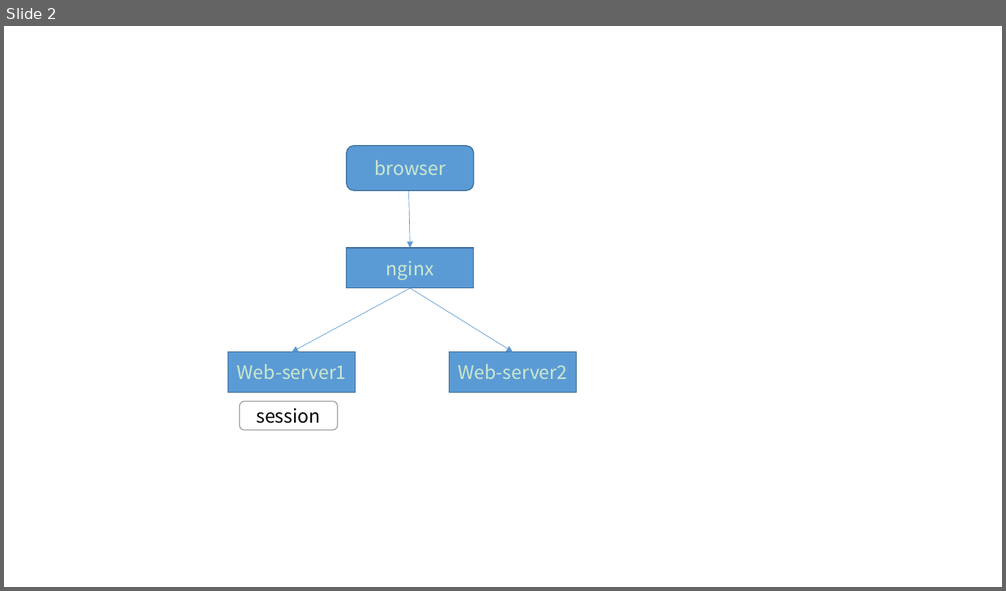
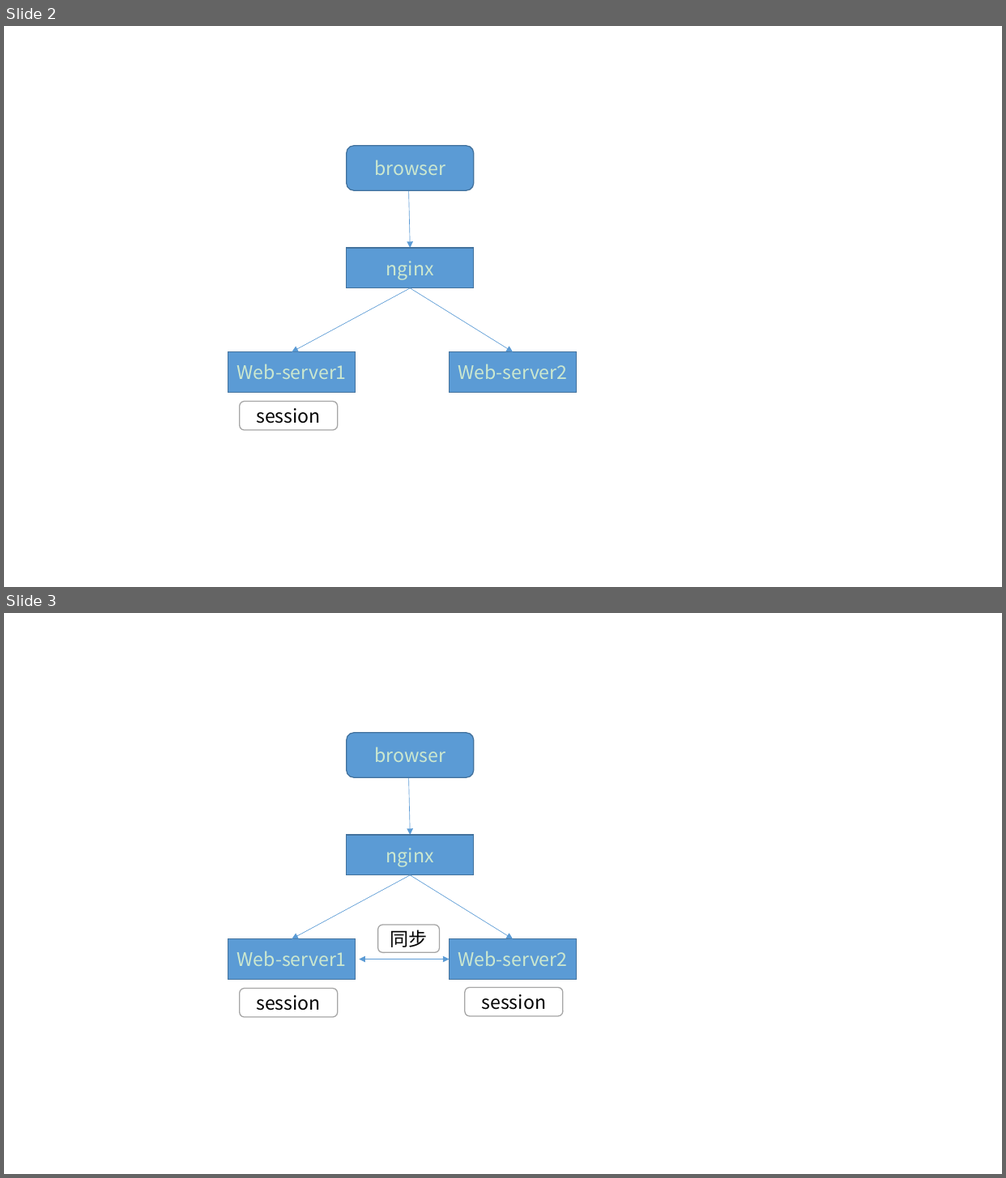
Before and after one commit to cxinping/Redis, a slide deck: Tools/redis架构图.pptx. Shown one above the other, each under a label of ours: slide 2 before the commit, slides 2 and 3 after it. The pictures are 1006x591 and 1006x1178 pixels, drawn with LibreOffice and Linux fonts; fonts in the diff are those of the drawing. Boxes give left, top, right and bottom in pixels: in the first picture for what was removed or moved away, otherwise in the second. Text is boxed around its words. In the diff, an @@ line names an element or a change of style, - is before the commit and + after.

Commit message:
Redis缓存服务器

```diff
--- a/Tools/redis架构图.pptx
+++ b/Tools/redis架构图.pptx
@@ slide 3 added at <box>4,613,1002,1174</box>, background #CCE8CF @@
@@ rounded rectangle added at <box>347,733,474,777</box>, fill #5B9BD5, outline #43739E 1 pt, 18 pt, text #CCE8CF @@
+browser
@@ arrow added from (409, 777) to (411, 835), #5B9BD5 0.5 pt @@
@@ rectangle added at <box>347,835,474,875</box>, fill #5B9BD5, outline #43739E 1 pt, 18 pt, text #CCE8CF @@
+nginx
@@ arrow added from (411, 875) to (292, 939), #5B9BD5 0.5 pt @@
@@ arrow added from (411, 875) to (513, 939), #5B9BD5 0.5 pt @@
@@ rounded rectangle added at <box>378,925,440,953</box>, fill #CCE8CF, outline #A5A5A5 1 pt, 18 pt, text #000000 @@
+同步
@@ rectangle added at <box>228,939,356,980</box>, fill #5B9BD5, outline #43739E 1 pt, 18 pt, text #CCE8CF @@
+Web-server1
@@ rectangle added at <box>450,939,577,980</box>, fill #5B9BD5, outline #43739E 1 pt, 18 pt, text #CCE8CF @@
+Web-server2
@@ double arrow added from (359, 960) to (450, 960), #5B9BD5 0.5 pt @@
@@ rounded rectangle added at <box>240,989,338,1017</box>, fill #CCE8CF, outline #A5A5A5 1 pt, 18 pt, text #000000 @@
+session
@@ rounded rectangle added at <box>465,988,563,1016</box>, fill #CCE8CF, outline #A5A5A5 1 pt, 18 pt, text #000000 @@
+session
```
